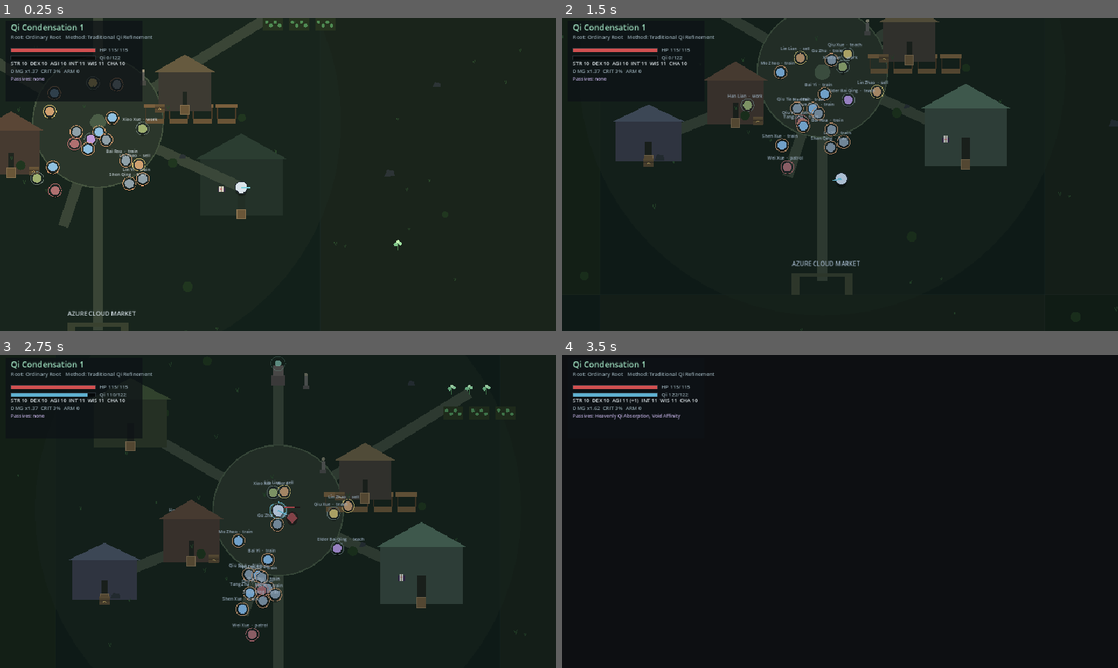
Above: before the commit, frames 1-4 (two rows, left to right).
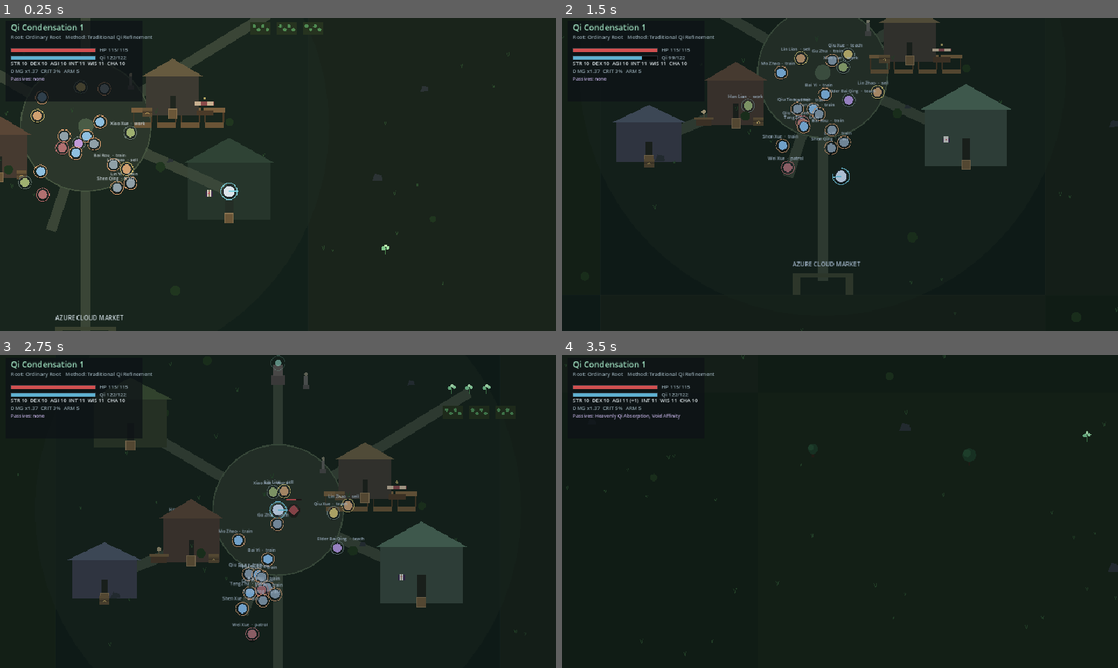
Above: after the commit, the same moments.

Repository: jiinzaa-creates/eternal-ascension
Game: Godot game, scene res://tests/integration.tscn
Same seed, same stepped clock (60 frames per second), same inputs: the game is played once before the commit and once after it. This scene is started directly instead of the project's main scene.
Inputs (mouse positions are in pixels of both pictures, inside the frame that each line leads up to):
- Up to frame 1 (0.25 s): no input
- Up to frame 2 (1.5 s): tap Enter (accept) at 0.5 s; move the mouse to (962, 158) at 0.52 s; hold D (move_right) 0.53-1.28 s; click (962, 158) at 0.6 s; tap Tab (shop_mode, bound only after the commit) at 0.77, 1.07 s; tap Space (dodge) at 0.8, 1.35 s; move the mouse to (728, 190) at 1.27 s; hold S (move_down) from 1.28 s (still down); click (728, 190) at 1.42 s
- Up to frame 3 (2.75 s): tap Tab (shop_mode, bound only after the commit) at 1.52, 1.82 s; tap E (interact) at 1.55 s; move the mouse to (333, 442) at 2.02 s; release S (move_down) at 2.03 s; hold D (move_right) from 2.03 s (still down); hold E (interact) from 2.03 s (still down); click (333, 442) at 2.17 s; tap F (meditate) at 2.3 s
- Up to frame 4 (3.5 s): move the mouse to (812, 574) at 2.77 s; release D (move_right) at 2.78 s; release E (interact) at 2.78 s; hold W (move_up) from 2.78 s (still down); tap F (meditate) at 2.85 s; click (812, 574) at 2.92 s; tap Tab (shop_mode, bound only after the commit) at 3.02, 3.32 s; tap Shift (sprint) at 3.05 s

The runs differ from the first frame. In frame 1, 8.5% of the frame differs, in the area x 0-94%, y 0-100%; in frame 2, 2.4%; in frame 3, 1.7%; in frame 4, 0.4%.

Commit message:
M12: settlement services, merchants and economy
Milestone 12. Azure Cloud Market had buildings, NPCs and a quest, but nothing to
spend spirit stones on and nothing to buy.

- Economy prices on one curve: an item's generated value is its buy price and
  selling pays 40% of it, so buy/sell can never round-trip for profit.
- Merchant stocks six items generated from (world seed, merchant id, day), so a
  reload on the same day shows the same goods. Only sold ids are saved; goods are
  regenerated, and a new day clears the record.
- A code-drawn shop overlay: rows with prices, 1-6 to buy or sell, TAB to switch,
  E to close. Buying uses Player.pick_up so auto-equip still applies; selling the
  worn item erases the equipment entry and rebuilds stats.
- An inn counter sells eight hours of rest for spirit stones: full health and Qi,
  then Clock.advance(8), so schedules, weather and regrowth all follow.
- Both services are ordinary Interactables (SHOP, INN), so prompts, distance and
  save handling keep working; the overlay freezes both player loops like the map.
- Added shop_mode binding (TAB / LB) and the purchase record to the save payload.

Verified: import exit 0; unit PASS 432 / FAIL 0; integration PASS 180 / FAIL 0;
boot smoke 240 frames exit 0.

🤖 Generated with Codebuff
Co-Authored-By: Codebuff <noreply@codebuff.com>

Diff:
--- a/game/core/settings.gd
+++ b/game/core/settings.gd
@@ -29,6 +29,7 @@
 	"quick_load": [KEY_F9],
 	"toggle_help": [KEY_F1],
 	"map": [KEY_M],
+	"shop_mode": [KEY_TAB],
 	"zoom_in": [KEY_EQUAL],
 	"zoom_out": [KEY_MINUS],
 	"accept": [KEY_ENTER],
@@ -61,6 +62,7 @@
 	"sprint": [JOY_BUTTON_RIGHT_SHOULDER],
 	"breakthrough": [JOY_BUTTON_DPAD_UP],
 	"map": [JOY_BUTTON_BACK],
+	"shop_mode": [JOY_BUTTON_LEFT_SHOULDER],
 }
 
 ## Content toggles. Captivity is a moral/legal simulation, not an inventory system,
--- a/game/entities/interactable.gd
+++ b/game/entities/interactable.gd
@@ -8,7 +8,7 @@
 ## `can_interact()` is the single rule shared by the prompt and the handler, so a
 ## spent node can never show a prompt that does nothing.
 
-enum Kind { HERB, SHRINE, PORTAL, CHEST, ALTAR, DOOR, CONTAINER, MANUAL, EXAMINE }
+enum Kind { HERB, SHRINE, PORTAL, CHEST, ALTAR, DOOR, CONTAINER, MANUAL, EXAMINE, SHOP, INN }
 
 var kind: int = Kind.HERB
 var id: String = ""
@@ -78,6 +78,8 @@
 		return "%s — close" % label if open else "%s — open" % label
 	if kind == Kind.CONTAINER and used:
 		return "Searched %s" % label
+	if kind == Kind.INN:
+		return "%s — %d stones" % [label, Economy.rest_cost()]
 	return label
 
 
@@ -143,6 +145,19 @@
 			draw_rect(Rect2(-7, -6, 14, 10), Color("#4a4a44"))
 			draw_rect(Rect2(-4, -26, 8, 20), Color("#5c5c54"))
 			draw_circle(Vector2(0, -30), 4.0, Color("#c0b090", 0.5 + pulse * 0.4))
+		Kind.SHOP:
+			# A market stall: counter, striped awning, a lantern over the goods.
+			draw_rect(Rect2(-20, -8, 40, 12), Color("#4a3a28"))
+			draw_rect(Rect2(-22, -28, 44, 8), Color("#8a4a4a"))
+			draw_rect(Rect2(-22, -28, 14, 8), Color("#c8b090"))
+			draw_rect(Rect2(6, -28, 14, 8), Color("#c8b090"))
+			draw_circle(Vector2(0, -36), 3.0, Color("#d8c070", 0.55 + pulse * 0.35))
+		Kind.INN:
+			# A lit counter under the tavern's eaves.
+			draw_rect(Rect2(-18, -10, 36, 16), Color("#4a3a2a"))
+			draw_rect(Rect2(-22, -14, 44, 6), Color("#6a5638"))
+			draw_circle(Vector2(0, -26), 5.0, Color("#ffd9a0", 0.5 + pulse * 0.4))
+			draw_line(Vector2(0, -21), Vector2(0, -14), Color("#6a5638"), 2.0)
 
 
 func display_label_short() -> String:
--- a/game/scenes/main.gd
+++ b/game/scenes/main.gd
@@ -25,6 +25,12 @@
 ## Continent geography, derived from the seed and never saved.
 var continent: Dictionary = {}
 var world_map: WorldMap
+## Settlement services: the merchant's stock and the shop overlay.
+var merchant := Merchant.new()
+var shop_panel: ShopPanel
+var shop_open := false
+var _shop_mode := "buy"
+var _sell_base := 0
 var interactables: Array = []
 var ground_items: Array = []
 var quests: QuestLog
@@ -130,6 +136,8 @@
 	world_map = WorldMap.new()
 	layer.add_child(world_map)
 	world_map.setup(continent, Continent.region_for_world_position(player.global_position))
+	shop_panel = ShopPanel.new()
+	layer.add_child(shop_panel)
 
 
 func _spawn_npcs() -> void:
@@ -268,6 +276,19 @@
 	world.add_child(board)
 	interactables.append(board)
 
+	# Settlement services: a merchant stall and an inn counter.
+	var stall := Interactable.new()
+	stall.setup(Interactable.Kind.SHOP, "shop.market", "Merchant stall — trade")
+	stall.position = settlement.position_for("market") + Vector2(74, 42)
+	world.add_child(stall)
+	interactables.append(stall)
+
+	var inn := Interactable.new()
+	inn.setup(Interactable.Kind.INN, "inn.tavern", "Inn counter — rest")
+	inn.position = settlement.position_for("tavern") + Vector2(-74, 46)
+	world.add_child(inn)
+	interactables.append(inn)
+
 
 func _roll_root() -> int:
 	var weights: Array = []
@@ -326,7 +347,7 @@
 		return
 	# The continent map is a reading screen: it freezes play instead of letting
 	# the player walk blind behind an opaque overlay.
-	if world_map != null and world_map.visible:
+	if (world_map != null and world_map.visible) or shop_open:
 		return
 	# The province is hidden inside a realm: streaming there would load chunks
 	# for tomb coordinates and spawn props under the tomb floor.
@@ -395,6 +416,98 @@
 
 func _on_window_resized() -> void:
 	DisplayPolicy.apply(get_window())
+
+
+# --------------------------------------------------------------- services ----
+
+func _open_shop() -> void:
+	if shop_panel == null or player == null:
+		return
+	merchant.refresh(DB, Rng, Clock.day)
+	shop_open = true
+	player.set_physics_process(false)
+	player.set_process(false)
+	_show_shop("buy")
+
+
+func _close_shop() -> void:
+	shop_open = false
+	if shop_panel != null:
+		shop_panel.hide_panel()
+	if player != null:
+		player.set_physics_process(true)
+		player.set_process(true)
+
+
+func _show_shop(mode: String) -> void:
+	if shop_panel == null or player == null:
+		return
+	_shop_mode = mode
+	var rows: Array = []
+	if mode == "buy":
+		for item in merchant.stock:
+			rows.append({
+				"name": String(item.get("name", "?")),
+				"price": Economy.buy_price(item),
+				"color": ItemGen.RARITY_COLORS[int(item.get("rarity", 0))],
+			})
+		_sell_base = 0
+	else:
+		_sell_base = maxi(0, player.inventory.size() - 6)
+		for i in range(_sell_base, player.inventory.size()):
+			var item: Dictionary = player.inventory[i]
+			rows.append({
+				"name": String(item.get("name", "?")),
+				"price": Economy.sell_price(item),
+				"color": ItemGen.RARITY_COLORS[int(item.get("rarity", 0))],
+			})
+	shop_panel.setup(mode, "Azure Cloud Market — Merchant", rows, Game.spirit_stones)
+
+
+func _buy_index(index: int) -> void:
+	if index < 0 or index >= merchant.stock.size():
+		return
+	var item: Dictionary = merchant.stock[index]
+	var price := Economy.buy_price(item)
+	if not Economy.can_afford(Game.spirit_stones, price):
+		Bus.toast.emit("Not enough spirit stones: %d needed." % price)
+		return
+	Game.spirit_stones -= price
+	merchant.take(index)
+	player.pick_up(item)
+	Bus.toast.emit("Bought %s for %d spirit stones." % [String(item.get("name", "item")), price])
+	_show_shop("buy")
+
+
+func _sell_index(index: int) -> void:
+	if index < 0 or index >= player.inventory.size():
+		return
+	var item: Dictionary = player.inventory[index]
+	var price := Economy.sell_price(item)
+	player.inventory.remove_at(index)
+	# Selling worn gear must not leave the stat pipeline holding a ghost.
+	var slot := String(item.get("slot", ""))
+	var worn: Dictionary = player.equipment.get(slot, {})
+	if not worn.is_empty() and String(worn.get("id", "")) == String(item.get("id", "")):
+		player.equipment.erase(slot)
+		player.rebuild_stats()
+	Game.spirit_stones += price
+	Bus.player_stats_changed.emit()
+	Bus.toast.emit("Sold %s for %d spirit stones." % [String(item.get("name", "item")), price])
+	_show_shop("sell")
+
+
+func _rest_at_inn() -> void:
+	var cost := Economy.rest_cost()
+	if not Economy.can_afford(Game.spirit_stones, cost):
+		Bus.toast.emit("A night at the inn costs %d spirit stones. You have %d." % [cost, Game.spirit_stones])
+		return
+	Game.spirit_stones -= cost
+	player.hp = player.hp_max
+	cultivation_restore()
+	Clock.advance(8.0)
+	Bus.player_stats_changed.emit()
+	Bus.toast.emit("You sleep for eight hours and wake restored. (-%d stones)" % cost)
 
 
 func toggle_map() -> void:
@@ -423,6 +536,22 @@
 			for i in Attributes.KEYS.size():
 				if event.is_action_pressed("skill_%d" % (i + 1)):
 					allocate_attribute(Attributes.KEYS[i])
+		return
+
+	if shop_open:
+		if event.is_action_pressed("interact") or event.is_action_pressed("ui_cancel"):
+			_close_shop()
+			return
+		if event.is_action_pressed("shop_mode"):
+			_show_shop("sell" if _shop_mode == "buy" else "buy")
+			return
+		for i in 6:
+			if event.is_action_pressed("skill_%d" % (i + 1)):
+				if _shop_mode == "buy":
+					_buy_index(i)
+				else:
+					_sell_index(_sell_base + i)
+				return
 		return
 
 	if event.is_action_pressed("quick_save"):
@@ -569,6 +698,10 @@
 				Bus.toast.emit("You already know what this manual teaches.")
 		Interactable.Kind.EXAMINE:
 			Bus.toast.emit(node.examine_text)
+		Interactable.Kind.SHOP:
+			_open_shop()
+		Interactable.Kind.INN:
+			_rest_at_inn()
 
 
 ## One-shot loot shared by chests and containers. The item is generated from the
@@ -756,6 +889,7 @@
 		"quests": quests.to_dict(),
 		"used_interactables": used_interactables.duplicate(),
 		"chunk_deltas": world_delta.to_dict(),
+		"shop": merchant.to_dict(),
 		"realm_seed": realm_seed,
 		"realm_cleared": realm_cleared,
 		"inheritance_taken": inheritance_taken,
@@ -790,6 +924,7 @@
 	inheritance_taken = bool(data.get("inheritance_taken", false))
 	world_delta = WorldDelta.from_dict(data.get("chunk_deltas", {}))
 	chunks.delta = world_delta
+	merchant.from_dict(data.get("shop", {}))
 	for node in interactables:
 		if used_interactables.has(node.id):
 			node.used = true
--- /dev/null
+++ b/game/systems/economy.gd
@@ -0,0 +1,36 @@
+class_name Economy
+extends RefCounted
+## Prices, as pure functions.
+##
+## An item already carries a `value` from generation (base value × rarity × ilvl),
+## so the economy does not invent a second worth scale: merchants buy at value and
+## pay a fraction of it. That keeps loot, rewards and shop prices on one curve.
+
+const SELL_RATE := 0.4
+const REST_COST := 14
+## Selling is deliberately lossy; buying and selling the same item must never be a
+## profit loop.
+const MIN_SELL := 1
+
+
+static func buy_price(item: Dictionary) -> int:
+	return maxi(1, int(ceil(float(item.get("value", 1)))))
+
+
+static func sell_price(item: Dictionary) -> int:
+	return maxi(MIN_SELL, int(floor(float(item.get("value", 1)) * SELL_RATE)))
+
+
+static func rest_cost() -> int:
+	return REST_COST
+
+
+static func can_afford(stones: int, price: int) -> bool:
+	return stones >= price
+
+
+## Stones left after a purchase, or -1 when it cannot be afforded.
+static func after_purchase(stones: int, price: int) -> int:
+	if not can_afford(stones, price):
+		return -1
+	return stones - price
--- /dev/null
+++ b/game/systems/merchant.gd
@@ -0,0 +1,59 @@
+class_name Merchant
+extends RefCounted
+## A settlement merchant with a daily stock.
+##
+## Stock is generated from (world seed, merchant id, day) through `ItemGen`, so a
+## reload on the same day shows the same goods. What the player bought is the only
+## state worth saving: it is kept as item ids and filtered out when the stock is
+## rebuilt, which keeps the save small and the shop honest.
+
+const STOCK_SIZE := 6
+
+var id := "merchant.market"
+var day := -1
+var stock: Array = []
+var sold: Array = []
+
+
+## Rebuilds stock for a new day, or fills an empty one (after a load).
+func refresh(db: Node, rng: Node, today: int) -> void:
+	if today == day and not stock.is_empty():
+		return
+	if today != day:
+		# A new day means new goods and a clean purchase record.
+		sold.clear()
+		stock.clear()
+	day = today
+	if not stock.is_empty():
+		return
+
+	var generator := ItemGen.new(db, rng)
+	var ilvl := maxi(1, 2 + int(float(today) / 10.0))
+	for i in STOCK_SIZE:
+		var item := generator.generate(ilvl, hash(id) + i, today * 31 + i)
+		if item.is_empty():
+			continue
+		if sold.has(String(item.get("id", ""))):
+			continue
+		stock.append(item)
+
+
+## Removes a stock entry and remembers it as sold. Returns the item, or {} when
+## the index is out of range.
+func take(index: int) -> Dictionary:
+	if index < 0 or index >= stock.size():
+		return {}
+	var item: Dictionary = stock[index]
+	stock.remove_at(index)
+	sold.append(String(item.get("id", "")))
+	return item
+
+
+func to_dict() -> Dictionary:
+	return {"day": day, "sold": sold.duplicate()}
+
+
+func from_dict(data: Dictionary) -> void:
+	day = int(data.get("day", -1))
+	sold = (data.get("sold", []) as Array).duplicate()
+	stock.clear()
--- a/game/tests/integration.gd
+++ b/game/tests/integration.gd
@@ -131,6 +131,84 @@
 	check(probe.display_name == String(frost_enemy["name"]), "a biome enemy names its dummy")
 	check(probe.ilvl >= 1 and probe.hp_max > 0.0 and probe.damage > 0.0, "a biome enemy scales its stats")
 	probe.queue_free()
+
+	# --- settlement services -------------------------------------------------
+	var stall: Interactable = null
+	var inn: Interactable = null
+	for node in main.interactables:
+		if not is_instance_valid(node) or not node is Interactable:
+			continue
+		if node.kind == Interactable.Kind.SHOP:
+			stall = node as Interactable
+		elif node.kind == Interactable.Kind.INN:
+			inn = node as Interactable
+	check(stall != null, "the market has a merchant stall")
+	check(inn != null, "the tavern has an inn counter")
+
+	Game.spirit_stones = 500
+	main._open_shop()
+	check(main.shop_open, "the shop opens")
+	check(main.shop_panel.visible, "the shop panel is shown")
+	check(not player.is_physics_processing(), "the shop freezes the player")
+	check(main.merchant.stock.size() > 0, "the merchant has stock")
+
+	var stones_before: int = Game.spirit_stones
+	var bag_before: int = player.inventory.size()
+	var price: int = Economy.buy_price(main.merchant.stock[0])
+	main._buy_index(0)
+	check(Game.spirit_stones == stones_before - price, "buying deducts the price")
+	check(player.inventory.size() == bag_before + 1, "buying adds the item")
+	var stock_after: int = main.merchant.stock.size()
+	main._buy_index(0)
+	check(main.merchant.stock.size() == stock_after - 1, "each purchase removes one item")
+
+	Game.spirit_stones = 0
+	var blocked_before: int = player.inventory.size()
+	main._buy_index(0)
+	check(player.inventory.size() == blocked_before, "an unaffordable purchase changes nothing")
+
+	main._show_shop("sell")
+	check(main.shop_panel.mode == "sell", "the shop switches to selling")
+	var sell_stones: int = Game.spirit_stones
+	var sell_index: int = player.inventory.size() - 1
+	var sell_expected := Economy.sell_price(player.inventory[sell_index])
+	main._sell_index(sell_index)
+	check(Game.spirit_stones == sell_stones + sell_expected, "selling pays the sell price")
+	check(player.inventory.size() == sell_index, "selling removes the item")
+	main._close_shop()
+	check(not main.shop_open and not main.shop_panel.visible, "the shop closes")
+	check(player.is_physics_processing(), "closing the shop restores the player")
+
+	# The inn: pay, heal, lose eight hours.
+	Game.spirit_stones = Economy.rest_cost() * 2
+	player.hp = 10.0
+	var rest_day: int = Clock.day
+	var rest_hour: float = Clock.hour
+	main._rest_at_inn()
+	check(player.hp == player.hp_max, "resting restores health")
+	check(Game.spirit_stones == Economy.rest_cost(), "resting costs spirit stones")
+	check(Clock.day > rest_day or Clock.hour > rest_hour, "resting advances the clock")
+	Clock.day = rest_day
+	Clock.hour = rest_hour
+
+	# The purchase record travels with the save.
+	Game.spirit_stones = 300
+	main._open_shop()
+	main._buy_index(0)
+	var bought_id := String(player.inventory[player.inventory.size() - 1].get("id", ""))
+	main._close_shop()
+	main._save(94)
+	main._load_game(94)
+	await frames(2)
+	main._open_shop()
+	check(main.merchant.sold.has(bought_id), "bought goods stay sold across a save")
+	var still_listed := false
+	for item in main.merchant.stock:
+		if String(item.get("id", "")) == bought_id:
+			still_listed = true
+	check(not still_listed, "a reloaded shop does not list what was bought")
+	main._close_shop()
+	Game.spirit_stones = 500
 
 	var npc: Npc = main.npcs[0]
 	check(npc.animator != null, "scheduled NPCs own an animator")
--- a/game/tests/run_tests.gd
+++ b/game/tests/run_tests.gd
@@ -26,6 +26,7 @@
 	_chunk_delta_tests()
 	_continent_tests()
 	_biome_tests()
+	_economy_tests()
 	_camera_tests()
 	_display_tests()
 	_lighting_tests()
@@ -609,6 +610,70 @@
 	var bare := ChunkGen.payload_for(Vector2i(1, 1), 4242)
 	check((bare["palette"] as Array).size() >= 1, "payloads fall back to a default palette")
 	check((bare["features"] as Array).size() == ChunkGen.FEATURES, "fallback payloads still hold every decoration")
+
+
+# --------------------------------------------------------------- economy ----
+
+func _economy_tests() -> void:
+	print("[economy] prices, merchant stock and services")
+	var cheap := {"value": 10, "rarity": 0}
+	var rich := {"value": 100, "rarity": 3}
+	check(Economy.buy_price(cheap) == 10, "buying costs an item's value")
+	check(Economy.buy_price(rich) > Economy.buy_price(cheap), "better items cost more")
+	check(Economy.sell_price(cheap) == 4, "selling pays a fraction of the value")
+	check(Economy.sell_price(cheap) < Economy.buy_price(cheap), "buying and selling cannot round-trip for profit")
+	check(Economy.sell_price({"value": 0}) >= 1, "worthless items still sell for something")
+	check(Economy.rest_cost() > 0, "resting has a price")
+	check(Economy.can_afford(10, 10) and not Economy.can_afford(9, 10), "affordability is inclusive at the price")
+	check(Economy.after_purchase(10, 10) == 0, "a purchase can spend everything")
+	check(Economy.after_purchase(5, 10) == -1, "an unaffordable purchase returns -1")
+
+	var a := Merchant.new()
+	a.id = "merchant.test"
+	a.refresh(DB, Rng, 4)
+	check(a.stock.size() == Merchant.STOCK_SIZE, "a merchant stocks %d items" % a.stock.size())
+	check(a.day == 4, "the merchant remembers its stock day")
+	var bad_prices := 0
+	for item in a.stock:
+		if Economy.buy_price(item) <= 0:
+			bad_prices += 1
+	check(bad_prices == 0, "every stock item has a price")
+
+	var ids_a: Array = []
+	for item in a.stock:
+		ids_a.append(String(item["id"]))
+	var b := Merchant.new()
+	b.id = "merchant.test"
+	b.refresh(DB, Rng, 4)
+	var ids_b: Array = []
+	for item in b.stock:
+		ids_b.append(String(item["id"]))
+	check(ids_a == ids_b, "the same merchant and day stock the same goods")
+
+	var first: Dictionary = a.stock[0]
+	var taken := a.take(0)
+	check(String(taken["id"]) == String(first["id"]), "taking an item returns it")
+	check(a.stock.size() == Merchant.STOCK_SIZE - 1, "taking an item removes it from stock")
+	check(a.sold.has(String(first["id"])), "bought goods are remembered")
+	check(a.take(99).is_empty(), "an out-of-range purchase returns nothing")
+
+	var restored := Merchant.new()
+	restored.id = "merchant.test"
+	restored.from_dict(a.to_dict())
+	restored.refresh(DB, Rng, 4)
+	var restored_ids: Array = []
+	for item in restored.stock:
+		restored_ids.append(String(item["id"]))
+	check(not restored_ids.has(String(first["id"])), "bought goods stay sold after a reload")
+	check(restored.stock.size() == Merchant.STOCK_SIZE - 1, "a reload restores the rest of the stock")
+
+	restored.refresh(DB, Rng, 5)
+	check(not restored.sold.has(String(first["id"])), "a new day clears the purchase record")
+	check(restored.stock.size() == Merchant.STOCK_SIZE, "a new day stocks a full shop")
+	restored_ids.clear()
+	for item in restored.stock:
+		restored_ids.append(String(item["id"]))
+	check(restored_ids != ids_a, "the next day's stock differs")
 
 
 # -------------------------------------------------------------------- npc ----
--- a/game/ui/hud.gd
+++ b/game/ui/hud.gd
@@ -212,9 +212,11 @@
 
 func draw_help() -> void:
 	var lines := "WASD move · SHIFT sprint · LMB attack · SPACE dodge · F meditate · G breakthrough · E interact · 1-6 technique · M map · F5 save · F9 load · F1 hide"
+	var trade := "At a merchant: 1-6 buy/sell · TAB switch · E close"
+	_text(Vector2(24.0, size.y - 44.0), trade, 11, Color("#6b7b84"))
 	_text(Vector2(24.0, size.y - 12.0), lines, 11, Color("#7b8b94"))
-	var pad := "Gamepad: left stick move · right stick aim · X attack · A dodge · B interact · Y meditate · RB sprint"
-	_text(Vector2(24.0, size.y - 28.0), pad, 11, Color("#6b7b84"))
+	var pad := "Gamepad: left stick move · right stick aim · X attack · A dodge · B interact · Y meditate · RB sprint · LB shop mode"
+	_text(Vector2(24.0, size.y - 60.0), pad, 11, Color("#6b7b84"))
 
 
 func draw_creation(player: Player) -> void:
--- /dev/null
+++ b/game/ui/shop_panel.gd
@@ -0,0 +1,83 @@
+class_name ShopPanel
+extends Control
+## Merchant overlay: what is for sale, or what the satchel will fetch.
+##
+## Like the rest of the interface it is drawn in code. It holds no economy rules:
+## the host decides prices, affordability and what a purchase does, and only hands
+## the panel rows to display.
+
+const PANEL := Color("#0b0f12", 0.94)
+const INK := Color("#e6eef2")
+const MUTED := Color("#8fa2ab")
+const GOLD := Color("#d8c070")
+const ROW_BG := Color("#141d23", 0.9)
+
+var mode := "buy"
+var title := ""
+var rows: Array = []
+var stones := 0
+
+var _font: Font
+
+
+func _ready() -> void:
+	set_anchors_preset(Control.PRESET_FULL_RECT)
+	mouse_filter = Control.MOUSE_FILTER_IGNORE
+	_font = ThemeDB.fallback_font
+	visible = false
+
+
+func setup(mode_value: String, title_value: String, row_data: Array, stones_value: int) -> void:
+	mode = mode_value
+	title = title_value
+	rows = row_data
+	stones = stones_value
+	visible = true
+	queue_redraw()
+
+
+func hide_panel() -> void:
+	visible = false
+
+
+func _text(pos: Vector2, text: String, font_size: int = 13, color: Color = INK) -> void:
+	draw_string(_font, pos, text, HORIZONTAL_ALIGNMENT_LEFT, -1, font_size, color)
+
+
+func _draw() -> void:
+	draw_rect(Rect2(Vector2.ZERO, size), PANEL)
+	var panel := Rect2(Vector2(120, 90), Vector2(size.x - 240.0, size.y - 180.0))
+	draw_rect(panel, Color("#0d1418", 0.98))
+	draw_rect(panel, Color("#2b343a"), false, 1.0)
+
+	var x := panel.position.x + 24.0
+	var y := panel.position.y + 34.0
+	_text(Vector2(x, y), title, 20)
+	y += 22.0
+	var subtitle := "Buying" if mode == "buy" else "Selling"
+	_text(Vector2(x, y), "%s · 1-6 choose · TAB switch · E close" % subtitle, 12, MUTED)
+	y += 12.0
+	_text(Vector2(panel.end.x - 24.0 - 150.0, panel.position.y + 34.0), "Spirit stones: %d" % stones, 14, GOLD)
+	y += 22.0
+
+	if rows.is_empty():
+		_text(Vector2(x, y + 20.0), "Nothing to trade today.", 13, MUTED)
+	else:
+		var row_width := panel.size.x - 48.0
+		for i in rows.size():
+			var row: Dictionary = rows[i]
+			var rect := Rect2(Vector2(x - 8.0, y), Vector2(row_width, 30.0))
+			if i % 2 == 0:
+				draw_rect(rect, ROW_BG)
+			var color := Color(String(row.get("color", "#e6eef2")))
+			_text(Vector2(x, y + 20.0), "%d.  %s" % [i + 1, String(row.get("name", "?"))], 13, color)
+			var price_text := "%d stones" % int(row.get("price", 0))
+			_text(Vector2(panel.end.x - 24.0 - 110.0, y + 20.0), price_text, 13, GOLD)
+			y += 32.0
+
+	var footer := "Enter an inn to rest, or sell spoils here."
+	if mode == "buy":
+		footer = "Merchant stock refreshes every day."
+	else:
+		footer = "Selling pays 40% of an item's value."
+	_text(Vector2(x, panel.end.y - 20.0), footer, 11, Color("#6b7b84"))
Not shown, added: game/systems/economy.gd.uid
Not shown, added: game/systems/merchant.gd.uid
Not shown, added: game/ui/shop_panel.gd.uid
Not shown, changed: docs/DEVELOPMENT.md
